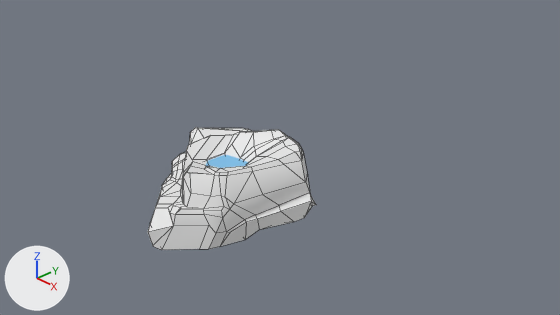
The Blender file starman/starman/res/model/rockWithDepressions/rockWithDepressions.blend: old version first, new version second.
Before and after are seen from the file's camera 'Camera'. Lighting does not change. The marker at lower left points along +X, +Y and +Z. Mesh edges are drawn as thin lines.

Objects in the first picture: 'Plane', 'Rock_Medium_3'.
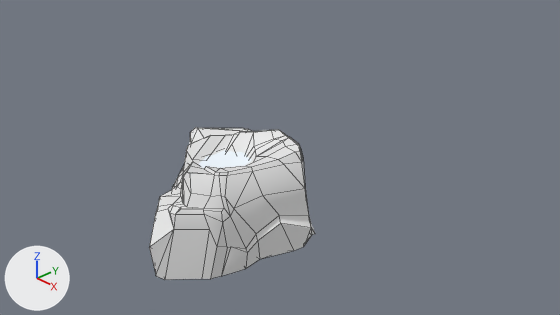
Patch to the scene script:
```diff
--- a/starman/starman/res/model/rockWithDepressions/rockWithDepressions.blend.py
+++ b/starman/starman/res/model/rockWithDepressions/rockWithDepressions.blend.py
@@ mat_material_001 @@
 mat_material_001 = diffuse_material('Material.001')
-mat_material_001.base_color = (0.225, 0.526, 0.8)  # blue #82c0e7
+mat_material_001.base_color = (0.87, 0.941, 1.0)  # white #f0f8ff
@@ me_rock_medium_3 @@
 # used by ob_rock_medium_3; location = (0.0, 0.0, 0.0); rotation_euler = (1.571, 0.0, 0.0), in degrees (90, 0, 0)
-me_rock_medium_3.from_pydata(...)  # 263 vertices, 287 faces; spans x -1.82..1.6, y -0.35..0.95, z -0.89..2.59
+me_rock_medium_3.from_pydata(...)  # 263 vertices, 287 faces; spans x -1.82..1.6, y -0.92..0.95, z -0.89..2.59
+# me_rock_medium_3 part 1: 167 of 263 vertices moved; they spanned x -1.82..1.6, y -0.35..0.82, z -0.89..2.59 and now span x -1.82..1.6, y -0.92..0.77, z -0.89..2.59; mean shift (0.0, -0.4, 0.0); largest move (0.71, 0.06, -0.21) -> (0.71, -0.5, -0.21)
 me_rock_medium_3.materials.append(mat_rocks)
@@ ob_plane @@
 ob_plane = bpy.data.objects.new('Plane', me_plane)
-ob_plane.location = (0.0, -0.52, 0.41)
+ob_plane.location = (-0.11, -0.52, 0.44)
```

Pixel boxes (x1, y1, x2, y2) of what changed, in the pictures (560 x 315 px; the box of a moved part takes in the faces that stretch with it):
'Rock_Medium_3', reshaped (24% taller)
    before: (148, 128, 316, 250)
    after: (149, 128, 315, 280)
'Plane', recoloured, moved
    before: (206, 155, 249, 168)
    after: (199, 150, 252, 169)
part 1 of me_rock_medium_3, moved or reshaped
    before: (148, 132, 316, 250)
    after: (149, 132, 315, 280)
